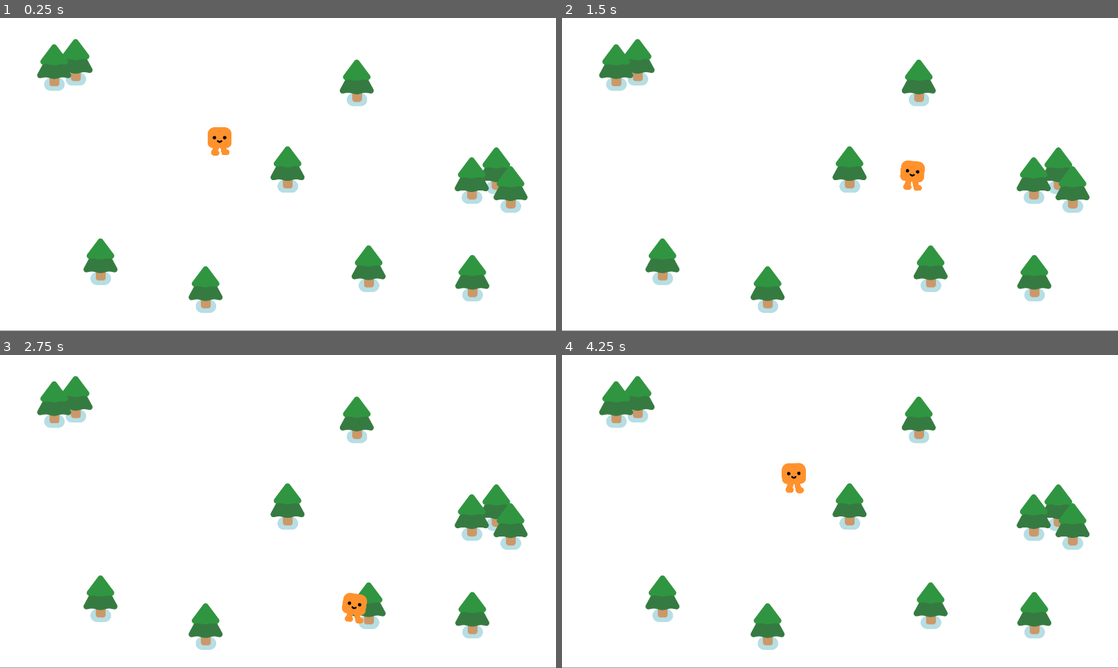
Above: before the commit, frames 1-4 (two rows, left to right).
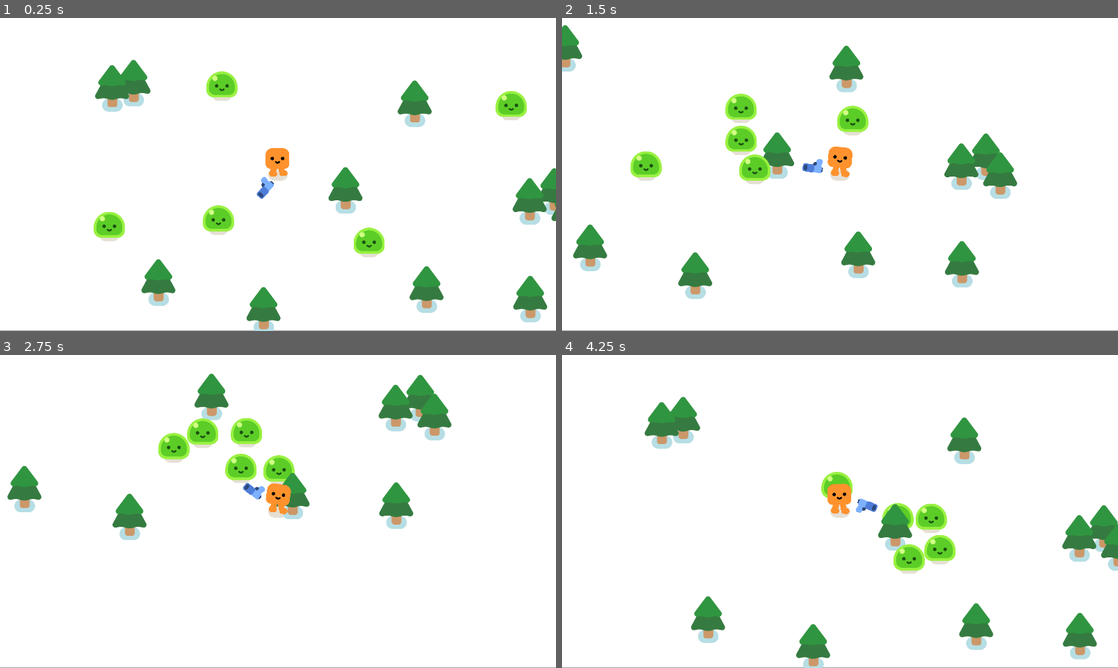
Above: after the commit, the same moments.

Repository: MikeTabbi/MC-Group-Project
Game: Godot game, scene res://survivors_game.tscn
The game is run twice, just before and just after one commit, with the same random seed, the same clock (stepped at 60 frames per second) and the same inputs.
Inputs:
- Up to frame 1 (0.25 s): no input
- Up to frame 2 (1.5 s): hold D (move_right) 0.53-1.28 s; hold S (move_down) from 1.28 s (still down)
- Up to frame 3 (2.75 s): release S (move_down) at 2.03 s; hold D (move_right) from 2.03 s (still down)
- Up to frame 4 (4.25 s): release D (move_right) at 2.78 s; hold W (move_up) 2.78-3.53 s; hold A (move_left) from 3.53 s (still down)

The runs differ from the first frame. In frame 1, 14% of the frame differs, in the area x 6-100%, y 6-100%; in frame 2, 14%, in the area x 0-95%, y 2-95%; in frame 3, 13%; in frame 4, 14%.

Commit message:
Final Changes

Diff:
--- /dev/null
+++ b/gun.gd
@@ -0,0 +1,8 @@
+extends Area2D
+
+
+func _physics_process(delta):
+	var enemies_in_range = get_overlapping_bodies()
+	if enemies_in_range.size() > 0:
+		var target_enemy = enemies_in_range.front()
+		look_at(target_enemy.global_position)
--- /dev/null
+++ b/gun.tscn
@@ -0,0 +1,26 @@
+[gd_scene load_steps=4 format=3 uid="uid://hb2w6i77cdrs"]
+
+[ext_resource type="Script" uid="uid://dcy7sm8iudc17" path="res://gun.gd" id="1_dk5gl"]
+[ext_resource type="Texture2D" uid="uid://cswb5do8rrj7q" path="res://pistol/pistol.png" id="1_vk1bi"]
+
+[sub_resource type="CircleShape2D" id="CircleShape2D_dk5gl"]
+radius = 563.001
+
+[node name="Gun" type="Area2D"]
+collision_layer = 0
+collision_mask = 2
+script = ExtResource("1_dk5gl")
+
+[node name="CollisionShape2D" type="CollisionShape2D" parent="."]
+shape = SubResource("CircleShape2D_dk5gl")
+
+[node name="WeaponPivot" type="Marker2D" parent="."]
+rotation = -0.0227973
+
+[node name="Pistol" type="Sprite2D" parent="WeaponPivot"]
+position = Vector2(91.3437, -14.0345)
+rotation = 0.0268614
+texture = ExtResource("1_vk1bi")
+
+[node name="ShootingPoint" type="Marker2D" parent="WeaponPivot/Pistol"]
+position = Vector2(24.5571, -13.5257)
--- /dev/null
+++ b/mob.gd
@@ -0,0 +1,10 @@
+extends CharacterBody2D
+
+
+@onready var player = get_node("/root/Game/Player")
+
+
+func _physics_process(delta):
+	var direction = global_position.direction_to(player.global_position)
+	velocity = direction * 300.0
+	move_and_slide()
--- /dev/null
+++ b/mob.tscn
@@ -0,0 +1,18 @@
+[gd_scene load_steps=4 format=3 uid="uid://smpdm0x3y1d0"]
+
+[ext_resource type="PackedScene" uid="uid://ogik4s70pgwl" path="res://characters/slime/slime.tscn" id="1_dy6sc"]
+[ext_resource type="Script" uid="uid://bbpw8vn6e675v" path="res://mob.gd" id="1_nokgg"]
+
+[sub_resource type="CircleShape2D" id="CircleShape2D_nokgg"]
+radius = 55.0091
+
+[node name="Mob" type="CharacterBody2D"]
+collision_layer = 2
+collision_mask = 3
+script = ExtResource("1_nokgg")
+
+[node name="Slime" parent="." instance=ExtResource("1_dy6sc")]
+
+[node name="CollisionShape2D" type="CollisionShape2D" parent="."]
+position = Vector2(0, -25)
+shape = SubResource("CircleShape2D_nokgg")
--- a/player.tscn
+++ b/player.tscn
@@ -1,7 +1,8 @@
-[gd_scene load_steps=4 format=3 uid="uid://c1sx7bic4uhdj"]
+[gd_scene load_steps=5 format=3 uid="uid://c1sx7bic4uhdj"]
 
 [ext_resource type="PackedScene" uid="uid://pbmyh1qru7p" path="res://characters/happy_boo/happy_boo.tscn" id="1_4flbx"]
 [ext_resource type="Script" uid="uid://yh2ao5or56lq" path="res://player.gd" id="1_onrkg"]
+[ext_resource type="PackedScene" uid="uid://hb2w6i77cdrs" path="res://gun.tscn" id="3_i3pqv"]
 
 [sub_resource type="CircleShape2D" id="CircleShape2D_onrkg"]
 radius = 28.1603
@@ -14,3 +15,8 @@
 
 [node name="CollisionShape2D" type="CollisionShape2D" parent="."]
 shape = SubResource("CircleShape2D_onrkg")
+
+[node name="Camera2D" type="Camera2D" parent="."]
+
+[node name="Gun" parent="." instance=ExtResource("3_i3pqv")]
+position = Vector2(0, -33)
--- a/survivors_game.tscn
+++ b/survivors_game.tscn
@@ -1,17 +1,36 @@
-[gd_scene load_steps=3 format=3 uid="uid://swcb8q32cvqi"]
+[gd_scene load_steps=4 format=3 uid="uid://swcb8q32cvqi"]
 
 [ext_resource type="PackedScene" uid="uid://c1sx7bic4uhdj" path="res://player.tscn" id="1_y3pti"]
 [ext_resource type="PackedScene" uid="uid://dq3r015sr1uql" path="res://pine_tree.tscn" id="2_l26od"]
+[ext_resource type="PackedScene" uid="uid://smpdm0x3y1d0" path="res://mob.tscn" id="2_qqaft"]
 
 [node name="Game" type="Node2D"]
 y_sort_enabled = true
 
-[node name="ColorRect" type="ColorRect" parent="."]
+[node name="CanvasLayer" type="CanvasLayer" parent="."]
+layer = -30
+
+[node name="ColorRect" type="ColorRect" parent="CanvasLayer"]
 offset_right = 1920.0
 offset_bottom = 1079.0
 
 [node name="Player" parent="." instance=ExtResource("1_y3pti")]
 position = Vector2(760, 468)
+
+[node name="Mob" parent="." instance=ExtResource("2_qqaft")]
+position = Vector2(499, 706)
+
+[node name="Mob2" parent="." instance=ExtResource("2_qqaft")]
+position = Vector2(107, 703)
+
+[node name="Mob5" parent="." instance=ExtResource("2_qqaft")]
+position = Vector2(523, 132)
+
+[node name="Mob3" parent="." instance=ExtResource("2_qqaft")]
+position = Vector2(1132, 781)
+
+[node name="Mob4" parent="." instance=ExtResource("2_qqaft")]
+position = Vector2(1638, 242)
 
 [node name="PineTree" parent="." instance=ExtResource("2_l26od")]
 position = Vector2(347, 891)
Not shown, added: gun.gd.uid
Not shown, added: mob.gd.uid
